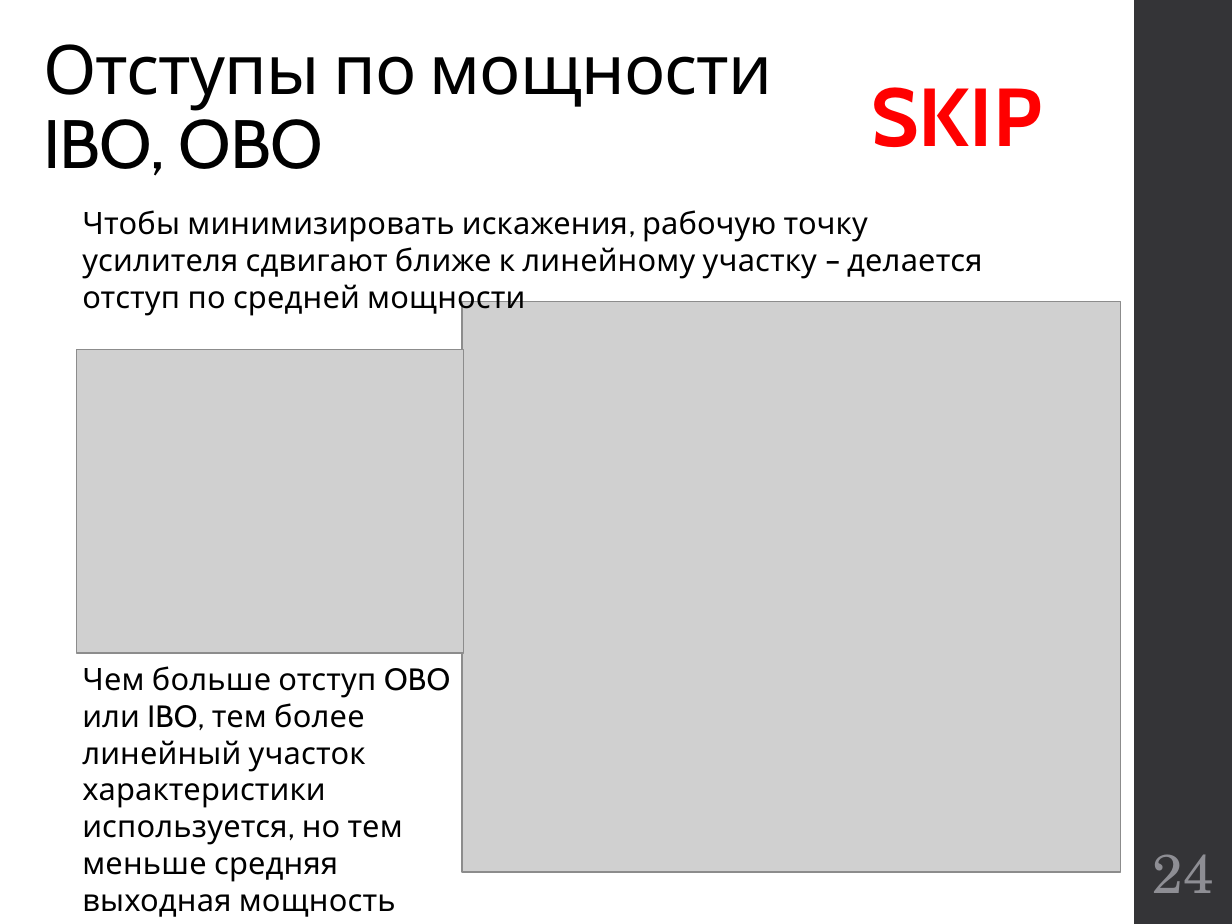
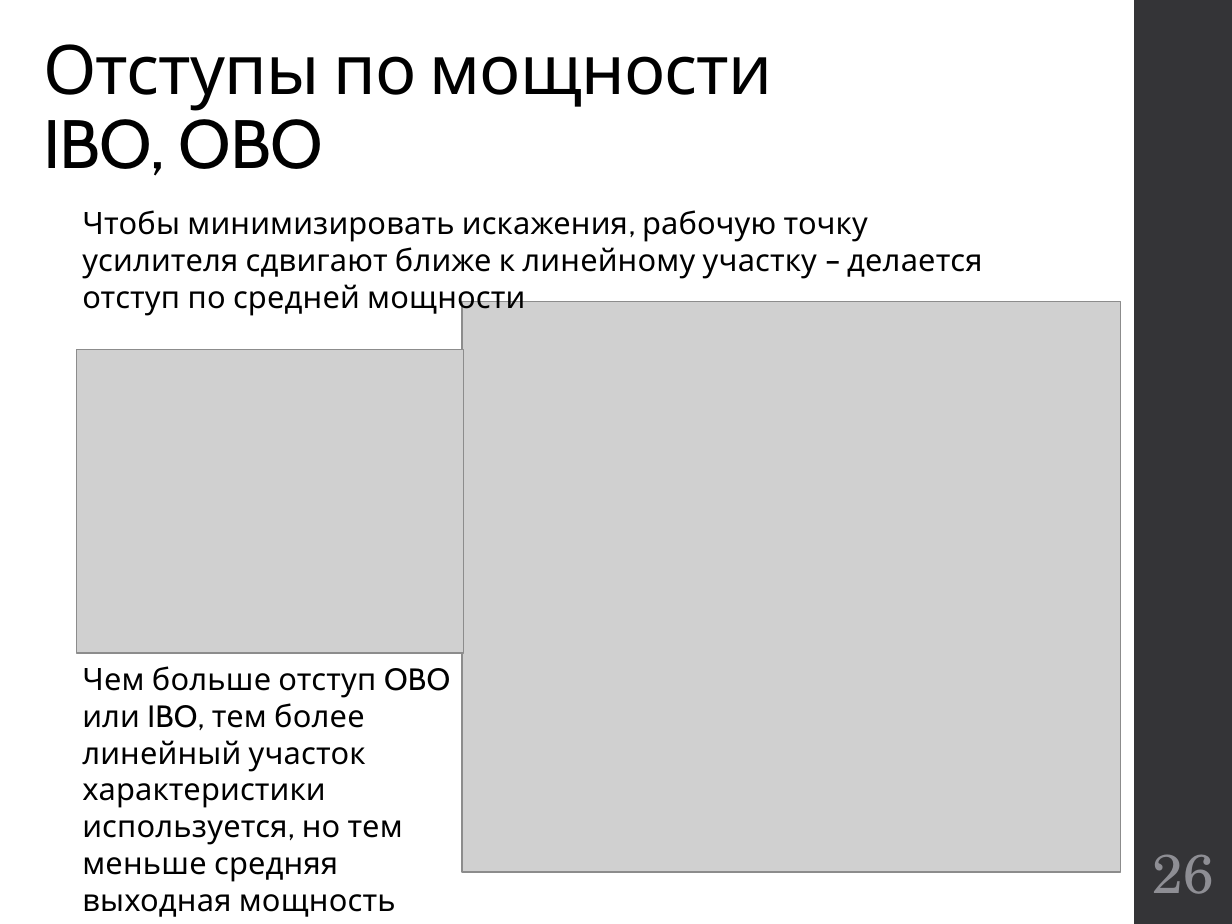
Before and after one commit to kannab98/graduation-paper, a slide deck: slide 26 of Presentation.pptx (slide 24 before the commit). Drawn at 1232x924 pixels with LibreOffice and Linux fonts; fonts in the diff are those of the drawing; grey boxes stand for pictures. Boxes give left, top, right and bottom in pixels: in the first picture for what was removed or moved away, otherwise in the second. Text is boxed around its words. In the diff, an @@ line names an element or a change of style, - is before the commit and + after.

```diff
--- a/Presentation.pptx
+++ b/Presentation.pptx
@@ text removed at box(871, 87, 1042, 147) @@
-SKIP
@@ page number at box(1153, 854, 1214, 894): text changed @@
-24
+26
```
Also in this commit, not shown: 14 other slides changed, 2 slides added, 1 other file.
